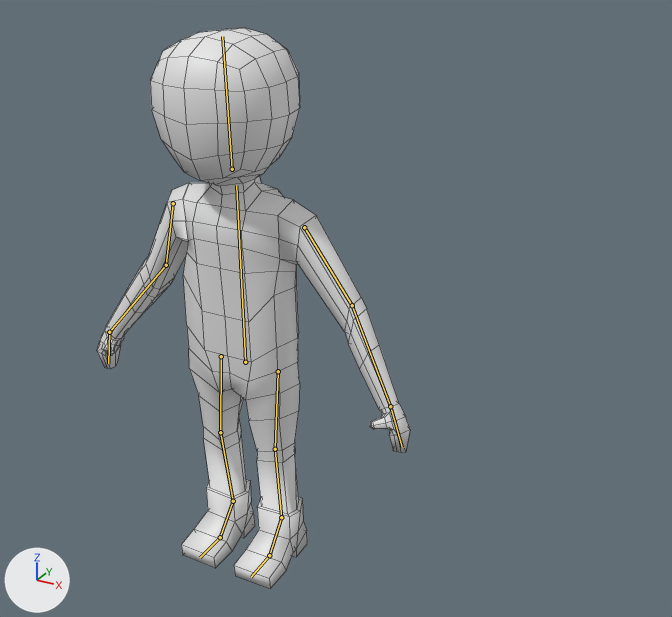
One commit to the Blender file KinderGardenBattle/Assets/Resources/Le perso animé.blend: the scene before it, then after it.
Before and after are seen from a camera (50 mm lens) standing at (12.48, -17.78, 9.12) and looking at (1.65, 1.92, -0.73). The axes (+X, +Y, +Z) are drawn at lower left. The lights are the same throughout. The bones that bend it are drawn over the model as lines. Mesh edges are drawn as thin lines.
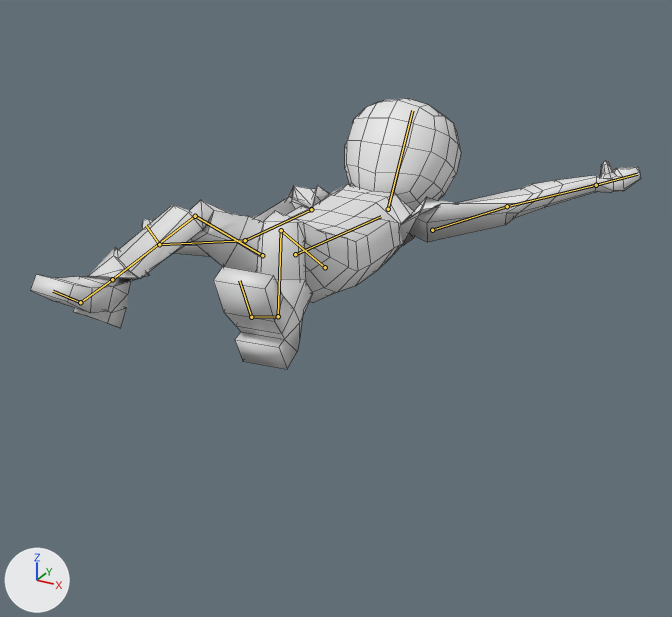
The newer file adds an action. The first version stands in its rest pose; the second is drawn at frame 35 of the action 'Mort'.

What the commit changed:
Bone 'Corps' (bone_corps) moves from (0.0, 0.0, 0.0) to (1.27, 3.03, -0.55).
Bone 'Corps' (bone_corps) turns from (0, 0, 0) to (-95, 0, 0) degrees about its own x, y and z.
Bone 'Tibia.L' (bone_tibia_l) turns from (0, 0, 0) to (11, 0, 0) degrees about its own x, y and z.
Bone 'Tibia.R' (bone_tibia_r) turns from (0, 0, 0) to (0, -177, -8) degrees about its own x, y and z.
Bone 'Bras.R' (bone_bras_r) turns from (0, 0, 0) to (0, 118, 0) degrees about its own x, y and z.
Bone 'Avant-Bras.R' (bone_avant_bras_r) turns from (0, 0, 0) to (-35, 8, 7) degrees about its own x, y and z.
Bone 'Main.R' (bone_main_r) turns from (0, 0, 0) to (-18, -3, 62) degrees about its own x, y and z.
Bone 'Bras.L' (bone_bras_l) turns from (0, 0, 0) to (117, -42, -63) degrees about its own x, y and z.
Bone 'Avant-Bras.L' (bone_avant_bras_l) turns from (0, 0, 0) to (-15, 36, -26) degrees about its own x, y and z.
Bone 'Main.L' (bone_main_l) turns from (0, 0, 0) to (18, 39, -8) degrees about its own x, y and z.
Bone 'Tete' (bone_tete) turns from (0, 0, 0) to (62, 0, 0) degrees about its own x, y and z.
Bone 'Pied fixe.L' (bone_pied_fixe_l) moves from (0.0, 0.0, 0.0) to (-2.07, -3.95, 7.82).
Bone 'Pied fixe.L' (bone_pied_fixe_l) turns from (0, 0, 0) to (72, 0, 0) degrees about its own x, y and z.
Bone 'Pied fixe.R' (bone_pied_fixe_r) moves from (0.0, 0.0, 0.0) to (0.86, -4.08, 7.05).
Bone 'Pied fixe.R' (bone_pied_fixe_r) turns from (0, 0, 0) to (40, 0, 0) degrees about its own x, y and z.

Pixel boxes (x1, y1, x2, y2) of what changed, in the pictures (672 x 617 px):
'Cube', posed (95% wider, 49% shorter): before (97, 177, 410, 589); after (30, 161, 641, 369)
'Cube.001', posed: before (150, 28, 300, 186); after (345, 98, 461, 211)
bone 'Corps', root to tip: before (245, 362) to (236, 185); after (295, 254) to (381, 216)
bone 'Tibia.L', root to tip: before (275, 449) to (281, 517); after (281, 230) to (278, 316)
bone 'Tibia.R', root to tip: before (220, 432) to (233, 501); after (195, 216) to (112, 279)
bone 'Bras.R', root to tip: before (173, 203) to (166, 265); after (311, 209) to (245, 240)
bone 'Avant-Bras.R', root to tip: before (166, 265) to (109, 332); after (245, 240) to (159, 244)
bone 'Main.R', root to tip: before (109, 332) to (108, 363); after (159, 244) to (146, 225)
bone 'Bras.L', root to tip: before (304, 227) to (352, 305); after (432, 230) to (507, 206)
bone 'Avant-Bras.L', root to tip: before (352, 305) to (390, 406); after (507, 206) to (596, 185)
bone 'Main.L', root to tip: before (390, 406) to (402, 447); after (596, 185) to (637, 174)
bone 'Tete', root to tip: before (232, 169) to (222, 36); after (388, 209) to (412, 110)
